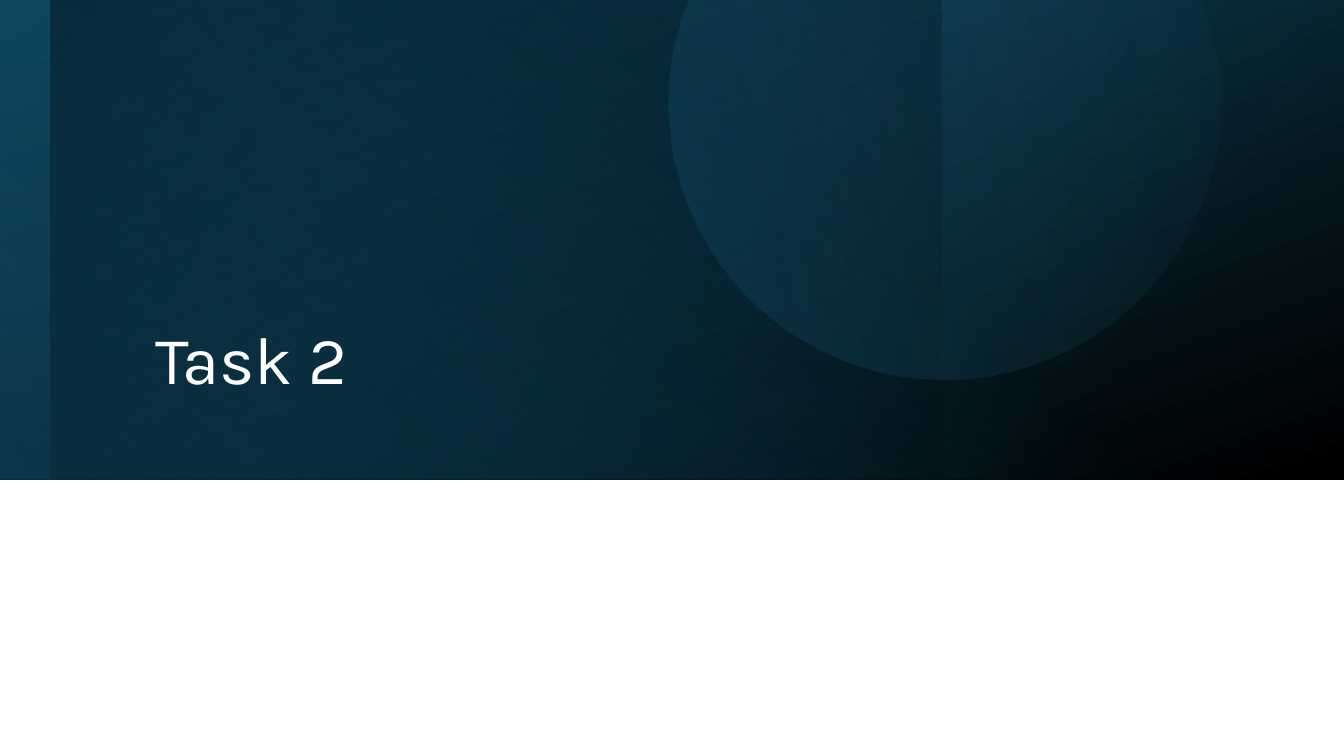
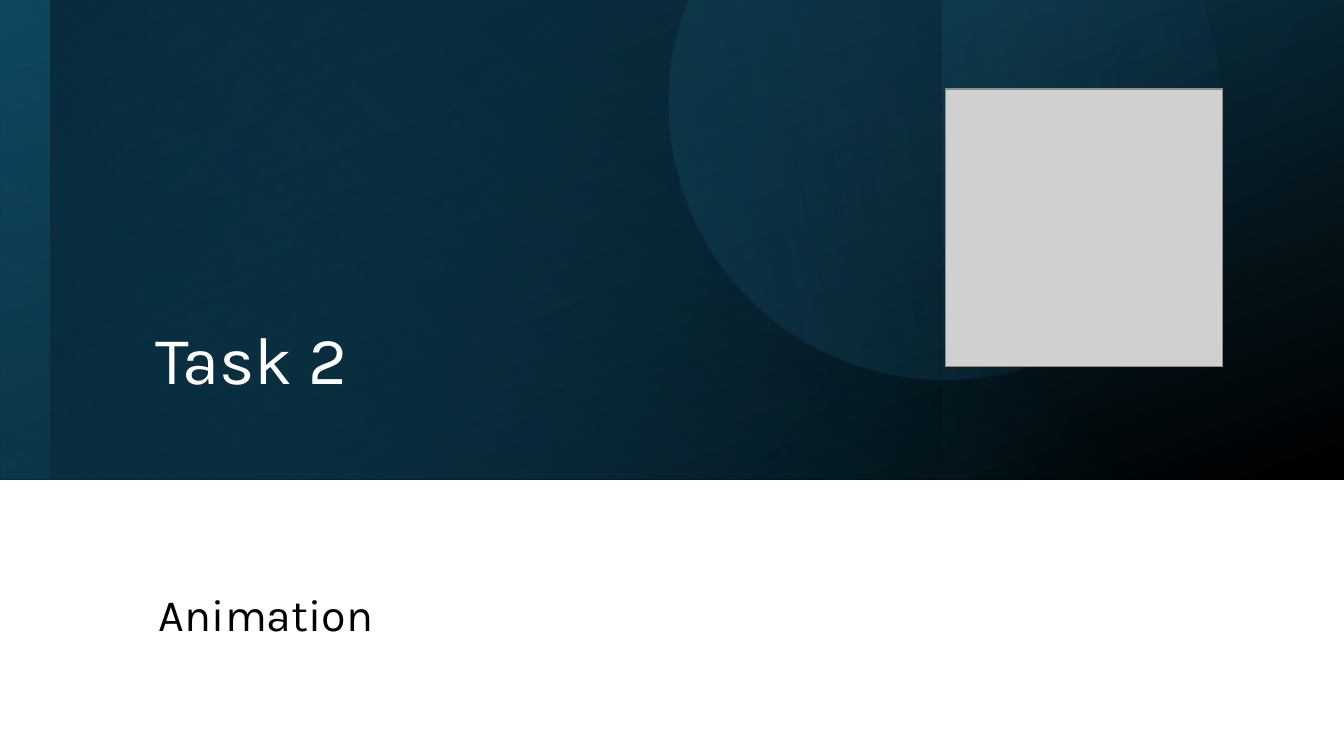
Before and after one commit to sebivenlo/esd-2024-threejs, a slide deck: slide 9 of Präsentation.pptx. Drawn at 1344x756 pixels with LibreOffice and Linux fonts; fonts in the diff are those of the drawing; grey boxes stand for pictures. Boxes give left, top, right and bottom in pixels: in the first picture for what was removed or moved away, otherwise in the second. Text is boxed around its words. In the diff, an @@ line names an element or a change of style, - is before the commit and + after.

```diff
--- a/Präsentation.pptx
+++ b/Präsentation.pptx
@@ picture added at (946,89,1224,367) @@
@@ text added at (159,600,373,632), 32 pt, text #000000 @@
+Animation
```
Also in this commit, not shown: 5 other slides changed.
